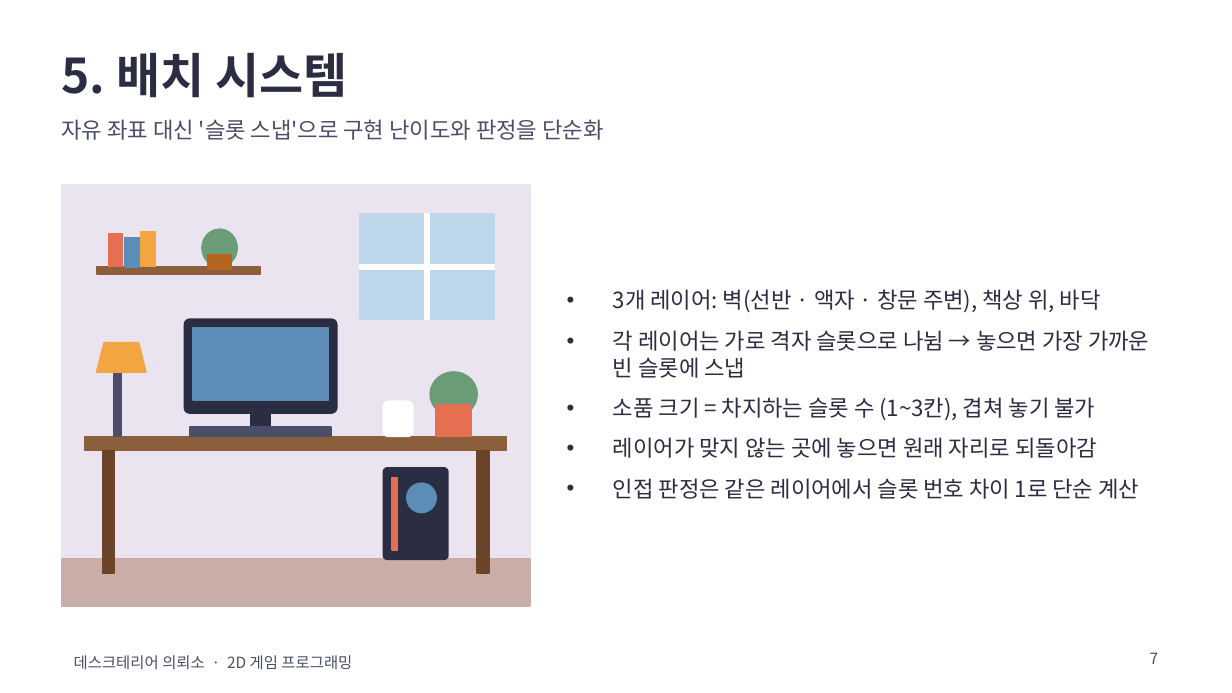
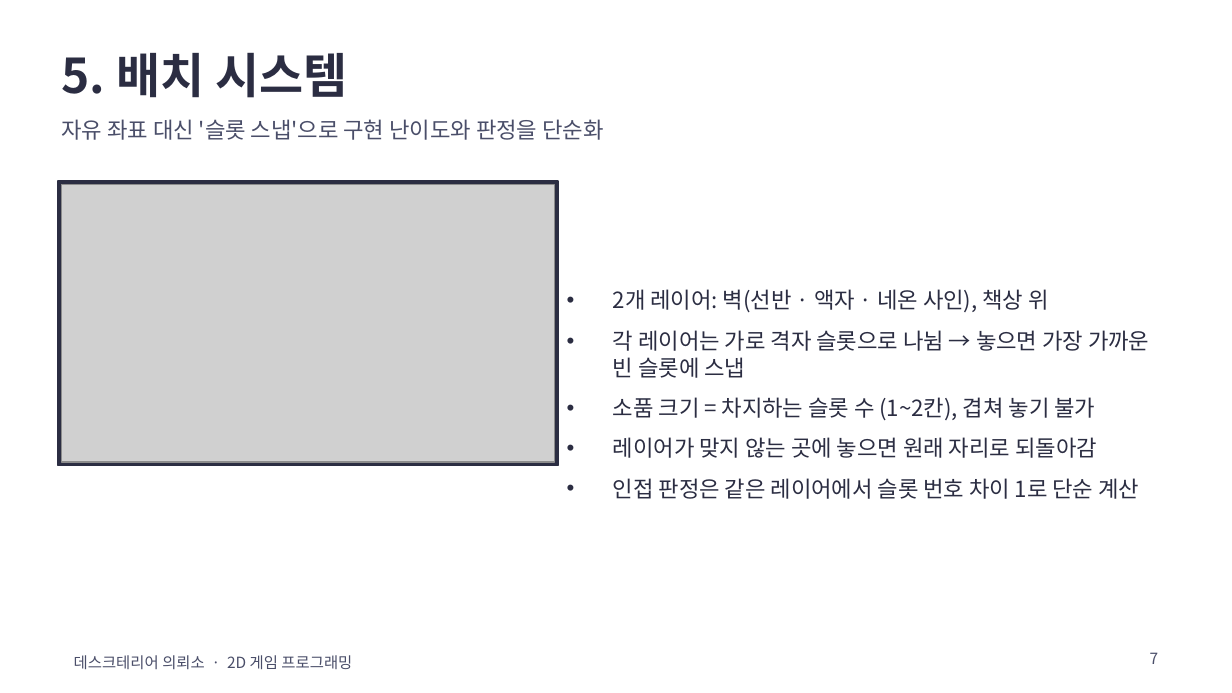
Before and after one commit to gladinoo/2DGAMEPROJECT, a slide deck: slide 7 of docs/데스크테리어의뢰소_기획서.pptx. Drawn at 1232x693 pixels with LibreOffice and Linux fonts; fonts in the diff are those of the drawing; grey boxes stand for pictures. Boxes give left, top, right and bottom in pixels: in the first picture for what was removed or moved away, otherwise in the second. Text is boxed around its words. In the diff, an @@ line names an element or a change of style, - is before the commit and + after.

```diff
--- a/docs/데스크테리어의뢰소_기획서.pptx
+++ b/docs/데스크테리어의뢰소_기획서.pptx
@@ rectangle: place and size @@
-rectangle at box(62, 185, 530, 559)
+rectangle at box(58, 181, 558, 466)
@@ rectangle at box(58, 181, 558, 466): fill #E9E4F0 to #2B2D42; outline #E9E4F0 1 pt to #2B2D42 1 pt @@
@@ picture added at box(62, 185, 554, 462) @@
@@ rectangle removed at box(108, 234, 122, 267) @@
@@ rectangle removed at box(124, 238, 138, 267) @@
@@ rectangle removed at box(142, 232, 155, 266) @@
@@ ellipse removed at box(202, 229, 237, 266) @@
@@ rectangle removed at box(360, 214, 494, 319) @@
@@ rectangle removed at box(424, 214, 429, 319) @@
@@ rectangle removed at box(97, 267, 261, 275) @@
@@ rectangle removed at box(208, 255, 232, 269) @@
@@ rectangle removed at box(360, 265, 494, 270) @@
@@ text at box(613, 289, 1048, 312): text changed @@
-• 3개 레이어: 벽(선반 · 액자 · 창문 주변), 책상 위, 바닥
+• 2개 레이어: 벽(선반 · 액자 · 네온 사인), 책상 위
@@ rounded rectangle removed at box(185, 319, 338, 413) @@
@@ rectangle removed at box(192, 328, 328, 400) @@
@@ trapezoid removed at box(97, 342, 147, 372) @@
@@ rectangle removed at box(115, 366, 122, 436) @@
@@ ellipse removed at box(430, 372, 477, 416) @@
@@ rectangle removed at box(251, 413, 270, 436) @@
@@ rounded rectangle removed at box(383, 402, 413, 436) @@
@@ rectangle removed at box(436, 405, 471, 437) @@
@@ text at box(613, 397, 1095, 420): text changed @@
-• 소품 크기 = 차지하는 슬롯 수 (1~3칸), 겹쳐 놓기 불가
+• 소품 크기 = 차지하는 슬롯 수 (1~2칸), 겹쳐 놓기 불가
@@ rectangle removed at box(85, 436, 506, 450) @@
@@ rectangle removed at box(190, 428, 330, 437) @@
@@ rectangle removed at box(102, 451, 115, 574) @@
@@ rounded rectangle removed at box(383, 468, 447, 559) @@
@@ rectangle removed at box(392, 478, 398, 551) @@
@@ rectangle removed at box(477, 451, 489, 574) @@
@@ ellipse removed at box(407, 483, 436, 513) @@
@@ rectangle removed at box(62, 559, 530, 606) @@
```
Also in this commit, not shown: 3 other slides changed, 1 slide added, 6 other files.
